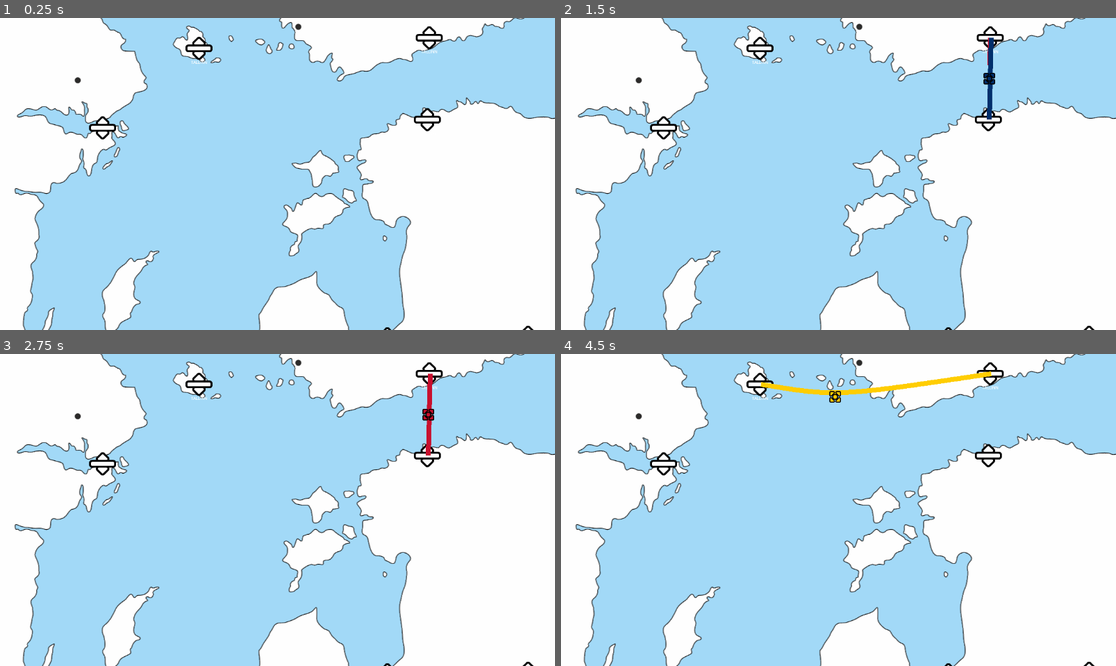
Above: before the commit, frames 1-4 (two rows, left to right).
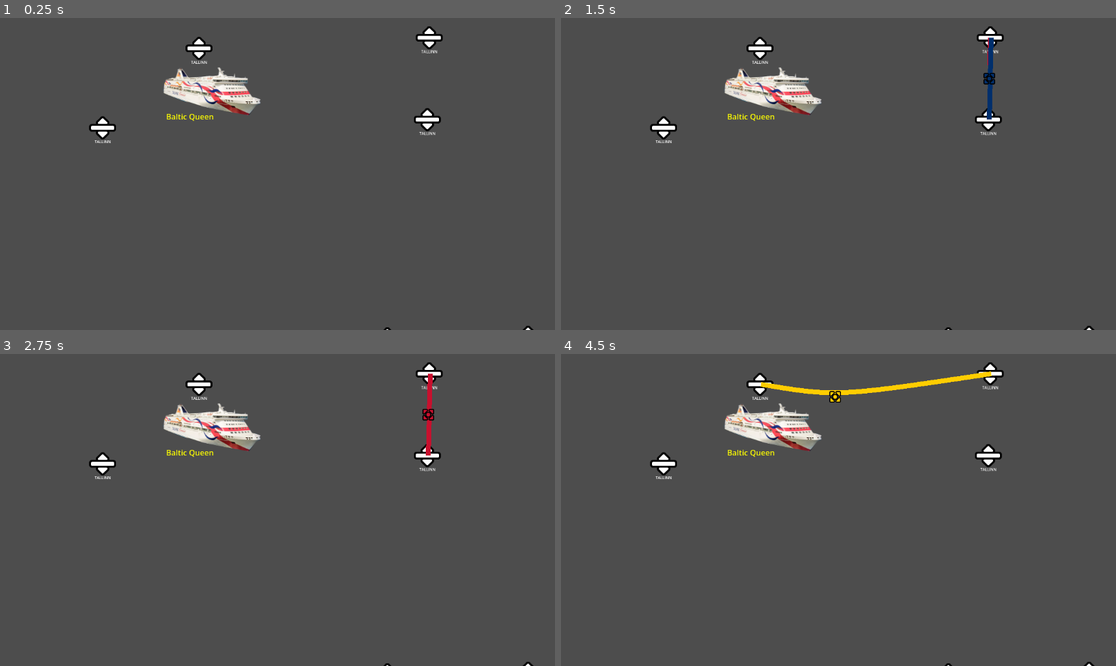
Above: after the commit, the same moments.

Repository: Levartar/mini-ferries
Game: Godot game, scene res://src/levels/test_level.tscn
The game is run twice, just before and just after one commit, with the same random seed, the same clock (stepped at 60 frames per second) and the same inputs. This scene is started directly instead of the project's main scene.
Inputs (mouse positions are in pixels of both pictures, inside the frame that each line leads up to):
- Up to frame 1 (0.25 s): no input
- Up to frame 2 (1.5 s): tap Enter at 0.5 s; drag from (988, 120) to (988, 36) at 0.52 s; tap Space at 1.25 s; drag from (988, 36) to (988, 120) at 1.27 s
- Up to frame 3 (2.75 s): tap Enter at 2 s; move the mouse to (99, 463) at 2.02 s; click (99, 463) at 2.17 s
- Up to frame 4 (4.5 s): tap Space at 2.75, 4.25 s; drag from (760, 385) to (988, 372) at 2.77 s; tap Enter at 3.5 s; drag from (988, 413) to (877, 378) at 3.52 s; drag from (877, 378) to (755, 432) at 4.27 s

The runs differ from the first frame. In frame 1, 99% of the frame differs, in the area x 0-100%, y 0-100%; in frame 2, 99%; in frame 3, 99%; in frame 4, 98%.

Commit message:
Updated Ships to have Types
* mimicked the logic from Port and used that to update Ship entity with types
* export Ship Name lets to choose currently available 3 ships
* Ship Name defines the icon, label text and the max_port value

Diff:
--- a/src/entities/ship.tscn
+++ b/src/entities/ship.tscn
@@ -1,20 +1,24 @@
 [gd_scene format=3 uid="uid://drireq533lsg5"]
 
-[ext_resource type="Texture2D" uid="uid://dsss5eanl4ruf" path="res://assets/Ships/baltic_princess.png" id="1_7p538"]
-[ext_resource type="Texture2D" uid="uid://b5owcw4c06piu" path="res://assets/Ships/baltic_queen.png" id="2_pcbd8"]
-[ext_resource type="Texture2D" uid="uid://bhsha46ndunwi" path="res://assets/Ships/megastar.png" id="3_a3alk"]
+[ext_resource type="Script" uid="uid://dvkt8pqog864o" path="res://src/scripts/ship.gd" id="1_s7fcy"]
+[ext_resource type="Texture2D" uid="uid://ctjdnunknhi65" path="res://assets/sprites/icons/tile_0204.png" id="2_rqhp2"]
 
-[node name="Ship" type="Node2D" unique_id=1174602753]
+[sub_resource type="RectangleShape2D" id="RectangleShape2D_7p538"]
+
+[node name="Ship" type="Area2D" unique_id=1514026530]
+script = ExtResource("1_s7fcy")
 metadata/Type = 0
 
-[node name="Baltic_princess" type="Sprite2D" parent="." unique_id=882006558]
-process_mode = 4
-texture = ExtResource("1_7p538")
+[node name="Sprite2D" type="Sprite2D" parent="." unique_id=1198214359]
+texture = ExtResource("2_rqhp2")
 
-[node name="Baltic_queen" type="Sprite2D" parent="." unique_id=461070183]
-process_mode = 4
-texture = ExtResource("2_pcbd8")
+[node name="CollisionShape2D" type="CollisionShape2D" parent="." unique_id=1735838917]
+shape = SubResource("RectangleShape2D_7p538")
 
-[node name="Megastar" type="Sprite2D" parent="." unique_id=1524878670]
-process_mode = 4
-texture = ExtResource("3_a3alk")
+[node name="Label" type="Label" parent="." unique_id=17742680]
+modulate = Color(1, 1, 0, 1)
+offset_left = -95.0
+offset_top = 41.0
+offset_right = -48.0
+offset_bottom = 64.0
+text = "Name"
--- a/src/levels/test_level.tscn
+++ b/src/levels/test_level.tscn
@@ -5,15 +5,19 @@
 [ext_resource type="PackedScene" uid="uid://c4ykmsfcg5c4f" path="res://src/entities/Land.tscn" id="3_7hvae"]
 [ext_resource type="PackedScene" uid="uid://b1x38aye2hryc" path="res://src/entities/Port.tscn" id="4_br53r"]
 [ext_resource type="PackedScene" uid="uid://q5dnrey14wfx" path="res://src/entities/ferry/Ferry.tscn" id="6_45v6v"]
+[ext_resource type="PackedScene" uid="uid://drireq533lsg5" path="res://src/entities/ship.tscn" id="7_45v6v"]
 [ext_resource type="PackedScene" uid="uid://d2pc4x03jiacl" path="res://src/scripts/line-manager/LineManager.tscn" id="7_q3sum"]
 
 [node name="Test_level" type="Node2D" unique_id=234209174]
 
 [node name="Land" parent="." unique_id=193335558 instance=ExtResource("3_7hvae")]
+visible = false
 
 [node name="Map Marks" parent="." unique_id=830546108 instance=ExtResource("2_br53r")]
+visible = false
 
 [node name="Sea" parent="." unique_id=2138396762 instance=ExtResource("1_hdcac")]
+visible = false
 
 [node name="Tallinn" parent="." unique_id=733375235 instance=ExtResource("4_br53r")]
 position = Vector2(451, 102)
@@ -41,4 +45,8 @@
 position = Vector2(660, 554)
 
 [node name="Camera2D" type="Camera2D" parent="." unique_id=674862777]
+visible = false
 position = Vector2(140, 215)
+
+[node name="Ship" parent="." unique_id=1514026530 instance=ExtResource("7_45v6v")]
+position = Vector2(4, 43)
--- a/src/scripts/game_constants.gd
+++ b/src/scripts/game_constants.gd
@@ -9,3 +9,14 @@
 	MARIENHAMN,
 	ROSTOCK
 }
+
+enum ShipTypes {
+	TWO,
+	THREE
+	}
+
+enum ShipNames {
+	QUEEN,
+	PRINCESS,
+	MEGASTAR
+	}
--- /dev/null
+++ b/src/scripts/ship.gd
@@ -0,0 +1,35 @@
+extends Area2D
+class_name Ship
+
+enum ShipTypes {TWO, THREE}
+enum ShipNames {QUEEN, PRINCESS, MEGASTAR}
+
+@export var ship_name: ShipNames = ShipNames.QUEEN
+var ship_type: ShipTypes = ShipTypes.TWO
+var max_ports: int = 2
+
+static var ShipTags = {
+	ShipNames.QUEEN: "Baltic Queen",
+	ShipNames.PRINCESS: "Baltic Princess",
+	ShipNames.MEGASTAR: "Megastar"
+}
+
+static var ShipIcons = {
+	ShipNames.QUEEN: preload("res://assets/Ships/baltic_queen.png"),
+	ShipNames.PRINCESS: preload("res://assets/Ships/baltic_princess.png"),
+	ShipNames.MEGASTAR: preload("res://assets/Ships/megastar.png")
+}
+const SHIP_ICON = preload("res://assets/sprites/icons/tracking_horizontal.png")
+
+# Called when the node enters the scene tree for the first time.
+func _ready() -> void:
+	$Sprite2D.texture = ShipIcons.get(ship_name, preload("res://assets/sprites/icons/tracking_horizontal.png"))
+	$Label.text = ShipTags.get(ship_name, "What Is This?")
+	if ship_name != ShipNames.PRINCESS:
+		ship_type = ShipTypes.THREE
+		max_ports = 3
+
+
+# Called every frame. 'delta' is the elapsed time since the previous frame.
+#func _process(delta: float) -> void:
+#	pass
Not shown, added: src/scripts/ship.gd.uid
